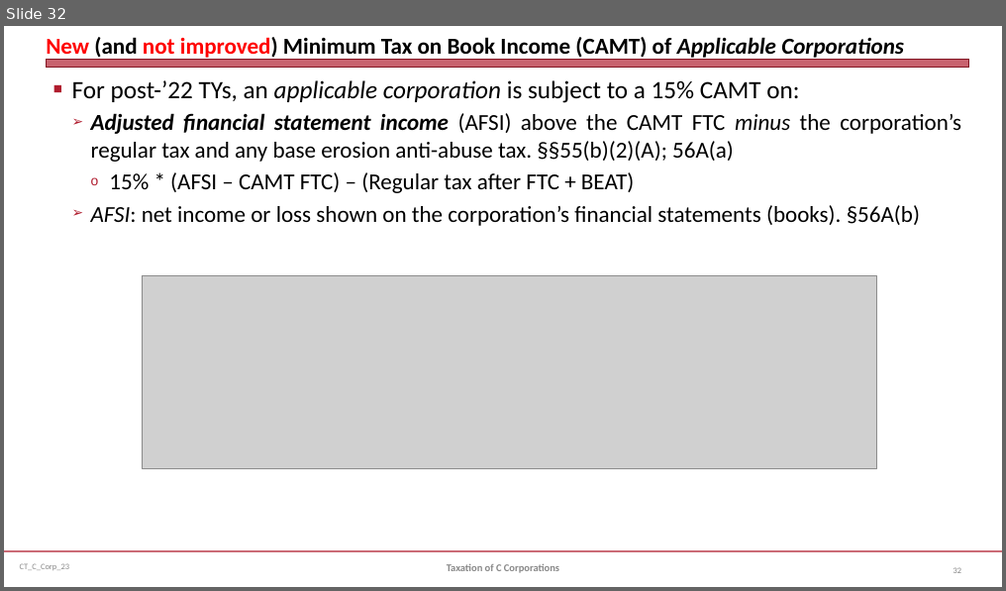
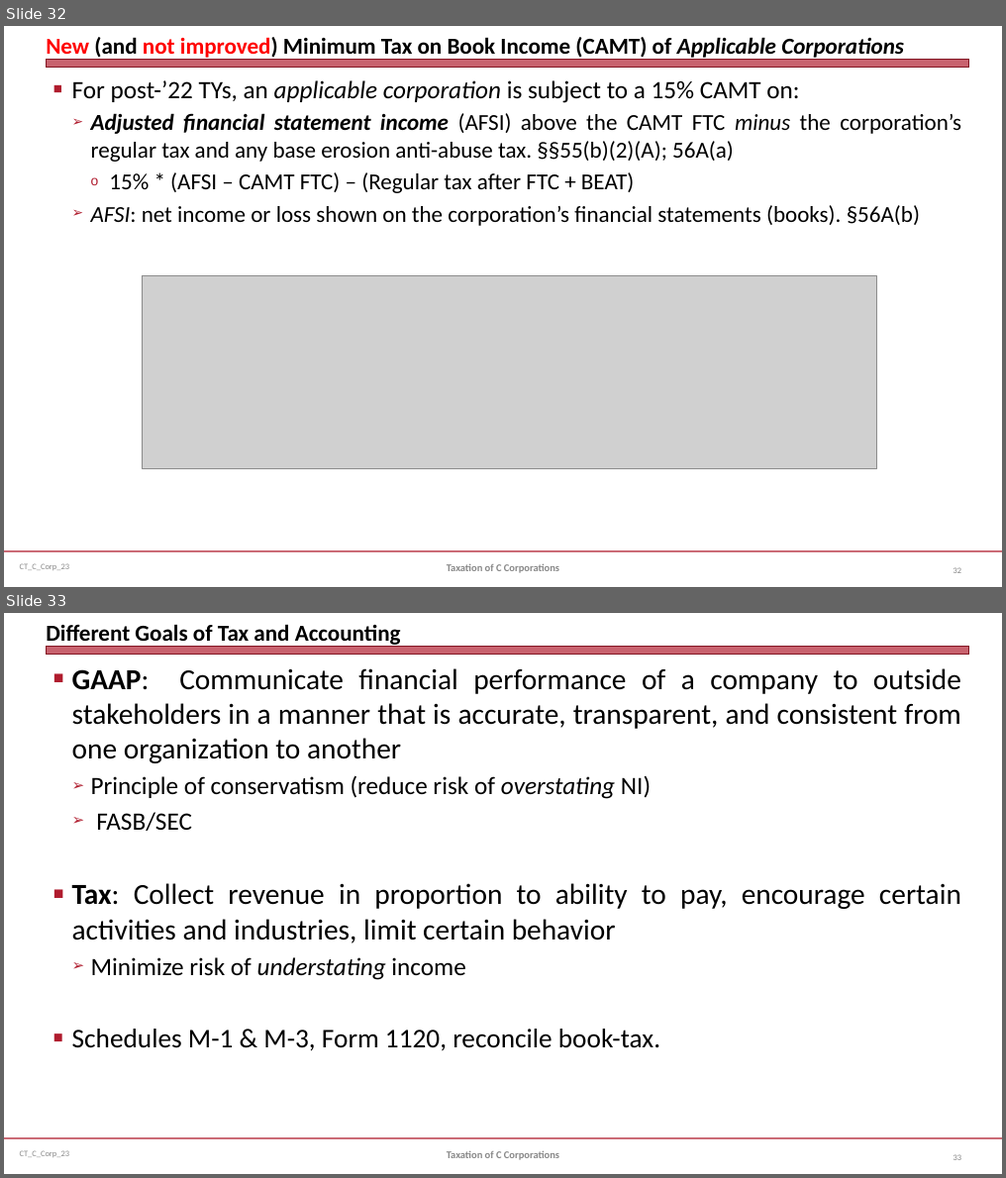
Before and after one commit to jmc877/Corporate-Tax, a slide deck: slides/CT_C_Corp_23.pptx. Shown one above the other, each under a label of ours: slide 32 before the commit, slides 32 and 33 after it. The pictures are 1006x591 and 1006x1178 pixels, drawn with LibreOffice and Linux fonts; fonts in the diff are those of the drawing; grey boxes stand for pictures. Boxes give left, top, right and bottom in pixels: in the first picture for what was removed or moved away, otherwise in the second. Text is boxed around its words. In the diff, an @@ line names an element or a change of style, - is before the commit and + after.

```diff
--- a/slides/CT_C_Corp_23.pptx
+++ b/slides/CT_C_Corp_23.pptx
@@ slide 33 added at (4,613,1002,1174), background #FFFFFF; not listed: 3 template elements that a slide beside it also shows @@
@@ title added at (46,624,401,648), 22 pt, text #000000, bold @@
+Different Goals of Tax and Accounting
@@ text added at (72,668,961,1052), 28 pt, text #000000 @@
+■ GAAP: Communicate financial performance of a company to outside stakeholders in a manner that is accurate, transparent, and consistent from one organization to another
+  ➢ Principle of conservatism (reduce risk of overstating NI)
+  ➢ FASB/SEC
+■ Tax: Collect revenue in proportion to ability to pay, encourage certain activities and industries, limit certain behavior
+  ➢ Minimize risk of understating income
+■ Schedules M-1 & M-3, Form 1120, reconcile book-tax.
@@ text added at (447,1152,559,1160), 10 pt, text #898989, bold @@
+Taxation of C Corporations
@@ page number added at (953,1155,961,1160), 8 pt, text #808080 @@
+33
```
Also in this commit, not shown: 5 slides changed, 1 other file.
